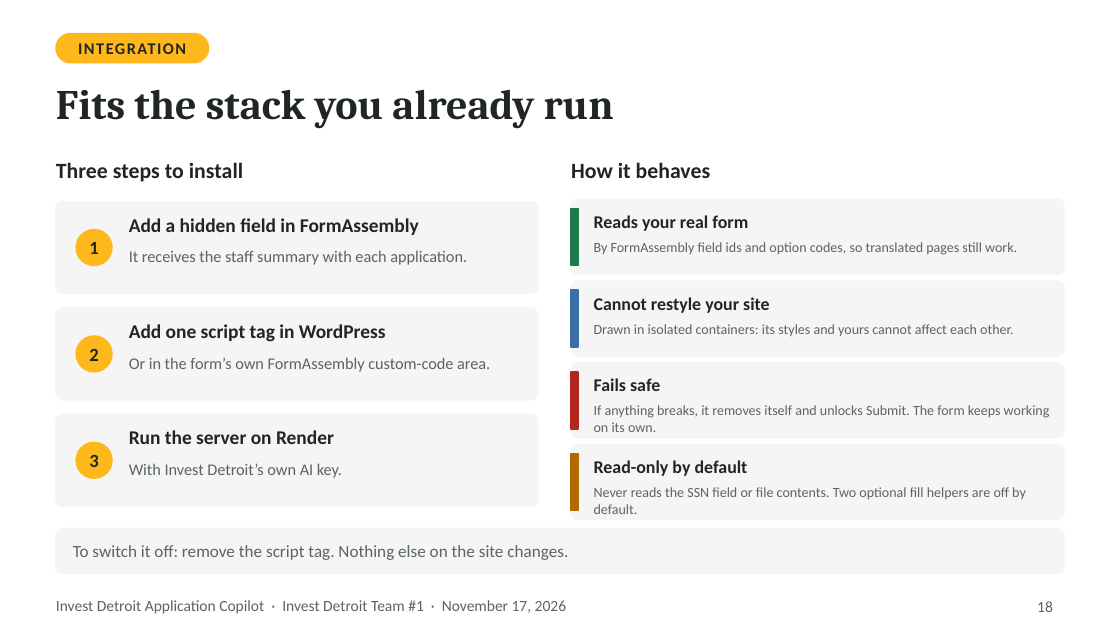
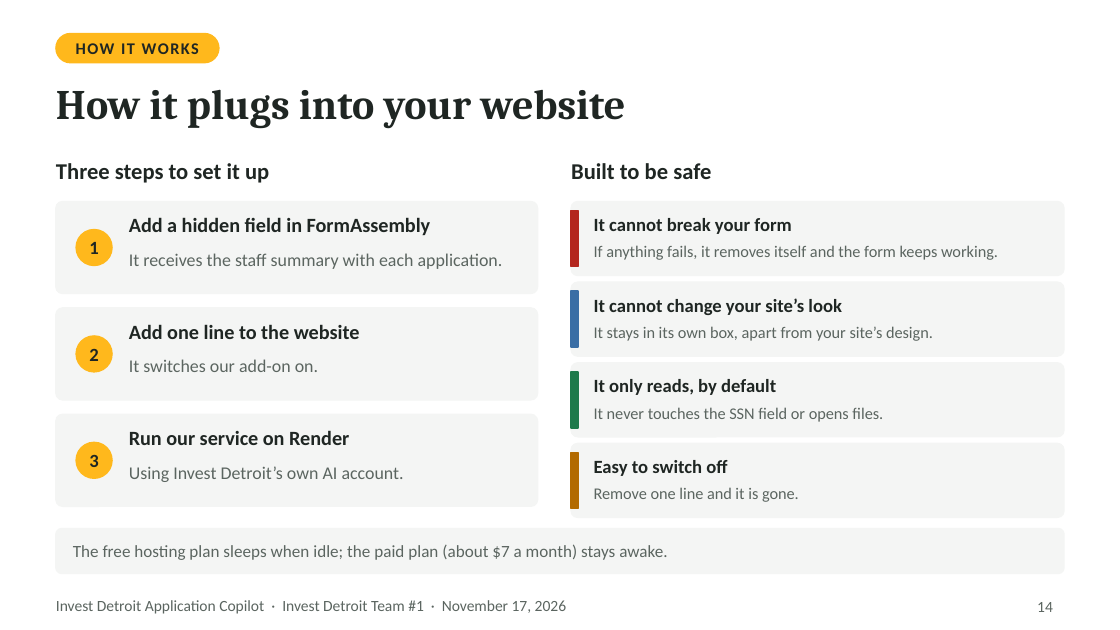
Before and after one commit to Ross-Business-Tech/Invest-Detroit-Project-1, a slide deck: slide 14 of docs/slides/Invest-Detroit-Copilot-Final-Presentation.pptx (slide 18 before the commit). Drawn at 1120x630 pixels with LibreOffice and Linux fonts; fonts in the diff are those of the drawing. Boxes give left, top, right and bottom in pixels: in the first picture for what was removed or moved away, otherwise in the second. Text is boxed around its words. In the diff, an @@ line names an element or a change of style, - is before the commit and + after.

```diff
--- a/docs/slides/Invest-Detroit-Copilot-Final-Presentation.pptx
+++ b/docs/slides/Invest-Detroit-Copilot-Final-Presentation.pptx
@@ rounded rectangle: place and size @@
-rounded rectangle at <box>56,34,208,63</box>
+rounded rectangle at <box>56,34,218,63</box>
@@ text at <box>76,43,199,54</box>: text changed @@
-INTEGRATION
+HOW IT WORKS
@@ text at <box>56,89,625,129</box>: text changed @@
-Fits the stack you already run
+How it plugs into your website
@@ text at <box>56,163,269,183</box>: text changed; size 14 to 14.5 pt @@
-Three steps to install
+Three steps to set it up
@@ text at <box>571,163,711,179</box>: text changed; size 14 to 14.5 pt @@
-How it behaves
+Built to be safe
@@ text "Add a hidden field in ..." at <box>129,217,431,235</box>: size 12.5 to 13 pt @@
@@ rectangle at <box>571,211,578,267</box>: fill #1E7A4B to #B3261E; outline #1E7A4B 1 pt to #B3261E 1 pt @@
@@ text at <box>594,218,791,234</box>: text changed; size 11.5 to 12 pt @@
-Reads your real form
+It cannot break your form
@@ text "It receives the staff summary ..." at <box>129,253,503,269</box>: size 10.5 to 11.5 pt @@
@@ text at <box>594,245,998,260</box>: text changed; size 9 to 10.5 pt @@
-By FormAssembly field ids and option codes, so translated pages still work.
+If anything fails, it removes itself and the form keeps working.
@@ text at <box>594,298,842,315</box>: text changed; size 11.5 to 12 pt @@
-Cannot restyle your site
+It cannot change your site’s look
@@ text at <box>129,324,360,339</box>: text changed; size 12.5 to 13 pt @@
-Add one script tag in WordPress
+Add one line to the website
@@ text at <box>594,326,933,341</box>: text changed; size 9 to 10.5 pt @@
-Drawn in isolated containers: its styles and yours cannot affect each other.
+It stays in its own box, apart from your site’s design.
@@ text at <box>129,359,318,372</box>: text changed; size 10.5 to 11.5 pt @@
-Or in the form’s own FormAssembly custom-code area.
+It switches our add-on on.
@@ rectangle at <box>571,372,578,428</box>: fill #B3261E to #1E7A4B; outline #B3261E 1 pt to #1E7A4B 1 pt @@
@@ text at <box>594,379,776,395</box>: text changed; size 11.5 to 12 pt @@
-Fails safe
+It only reads, by default
@@ text at <box>594,407,883,422</box>: text changed; size 9 to 10.5 pt @@
-If anything breaks, it removes itself and unlocks Submit. The form keeps working on its own.
+It never touches the SSN field or opens files.
@@ text at <box>129,430,349,445</box>: text changed; size 12.5 to 13 pt @@
-Run the server on Render
+Run our service on Render
@@ proportions changed in 4 elements at <box>571,363,1064,437</box>, <box>571,282,1064,356</box>, <box>571,202,1064,276</box>, <box>571,444,1064,517</box> @@
@@ text at <box>129,466,404,482</box>: text changed; size 10.5 to 11.5 pt @@
-With Invest Detroit’s own AI key.
+Using Invest Detroit’s own AI account.
@@ text at <box>594,460,727,476</box>: text changed; size 11.5 to 12 pt @@
-Read-only by default
+Easy to switch off
@@ text at <box>594,487,799,502</box>: text changed; size 9 to 10.5 pt @@
-Never reads the SSN field or file contents. Two optional fill helpers are off by default.
+Remove one line and it is gone.
@@ text at <box>73,544,667,560</box>: text changed @@
-To switch it off: remove the script tag. Nothing else on the site changes.
+The free hosting plan sleeps when idle; the paid plan (about $7 a month) stays awake.
@@ page number at <box>1037,602,1053,612</box>: text changed @@
-18
+14
```
Also in this commit, not shown: 16 other slides changed, 3 slides added, 14 slides removed, 5 other files.
